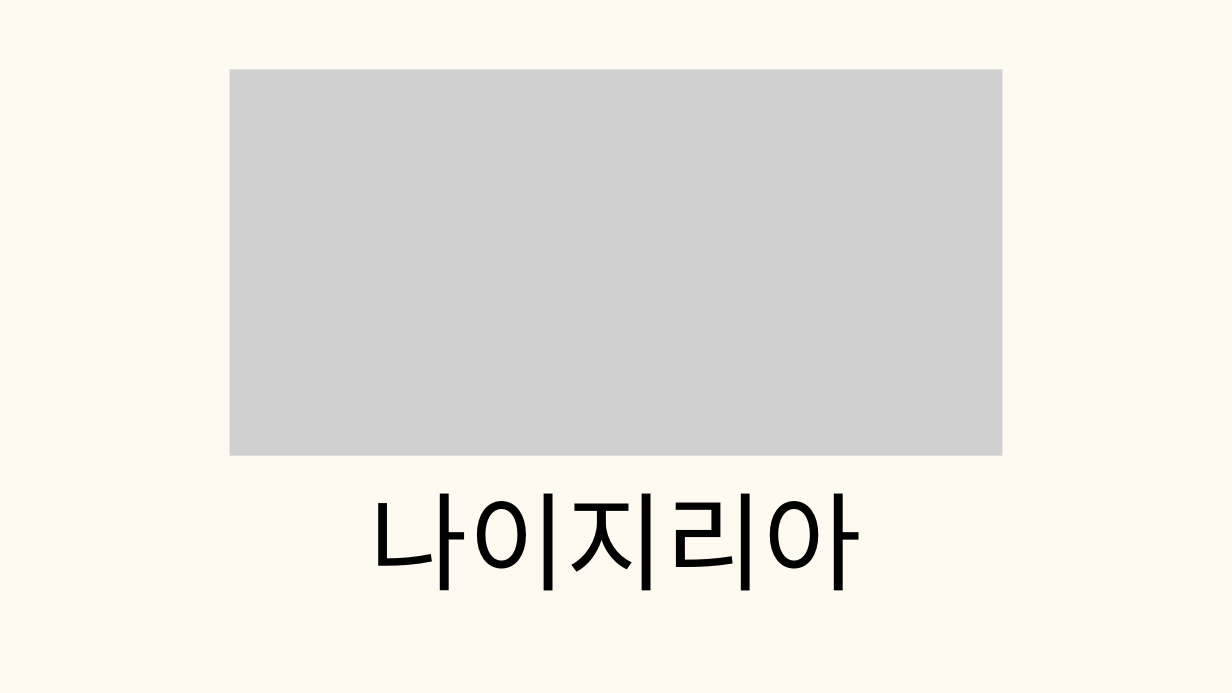
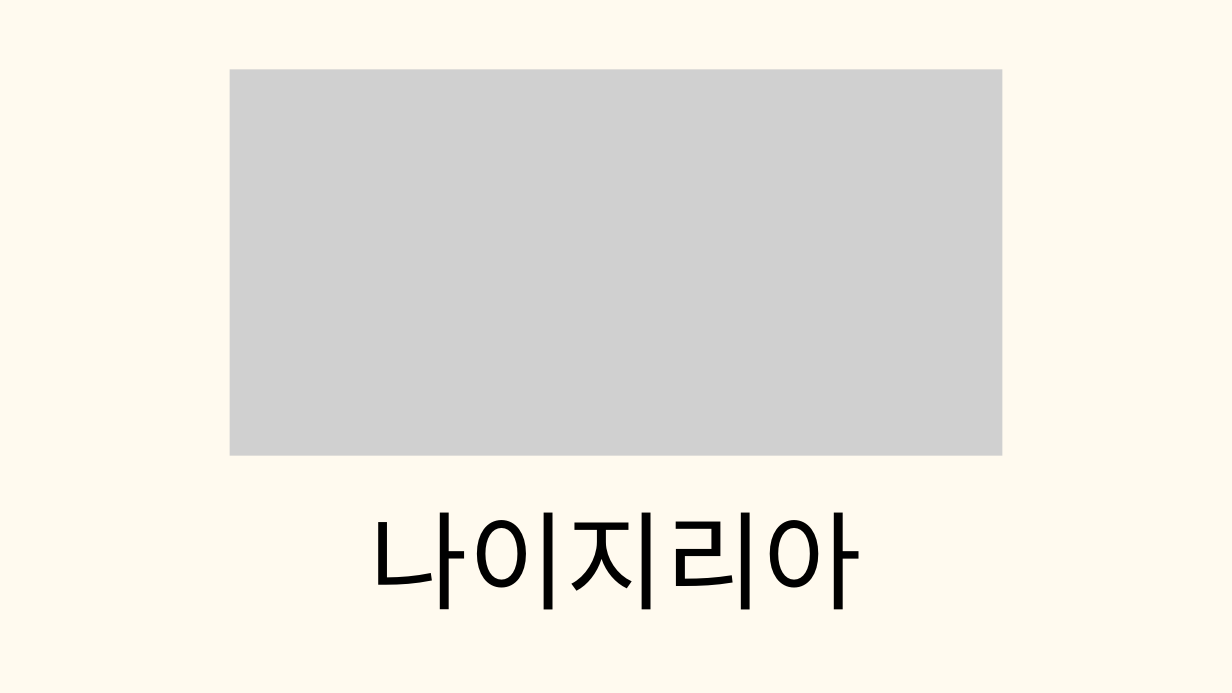
Before and after one commit to tkdgns25300/sunday_play, a slide deck: slide 57 of public/downloads/games/capital-quiz/rules.pptx (slide 56 before the commit). Drawn at 1232x693 pixels with LibreOffice and Linux fonts; fonts in the diff are those of the drawing; grey boxes stand for pictures. Boxes give left, top, right and bottom in pixels: in the first picture for what was removed or moved away, otherwise in the second. Text is boxed around its words. In the diff, an @@ line names an element or a change of style, - is before the commit and + after.

```diff
--- a/public/downloads/games/capital-quiz/rules.pptx
+++ b/public/downloads/games/capital-quiz/rules.pptx
@@ text "나이지리아": place and size @@
-text "나이지리아" at [370,493,862,591]
+text "나이지리아" at [370,512,862,610]
@@ text "나이지리아" at [370,512,862,610]: font Lato to Noto Sans CJK KR @@
```
Also in this commit, not shown: 63 other slides changed, 1 slide added, 3 other files.
